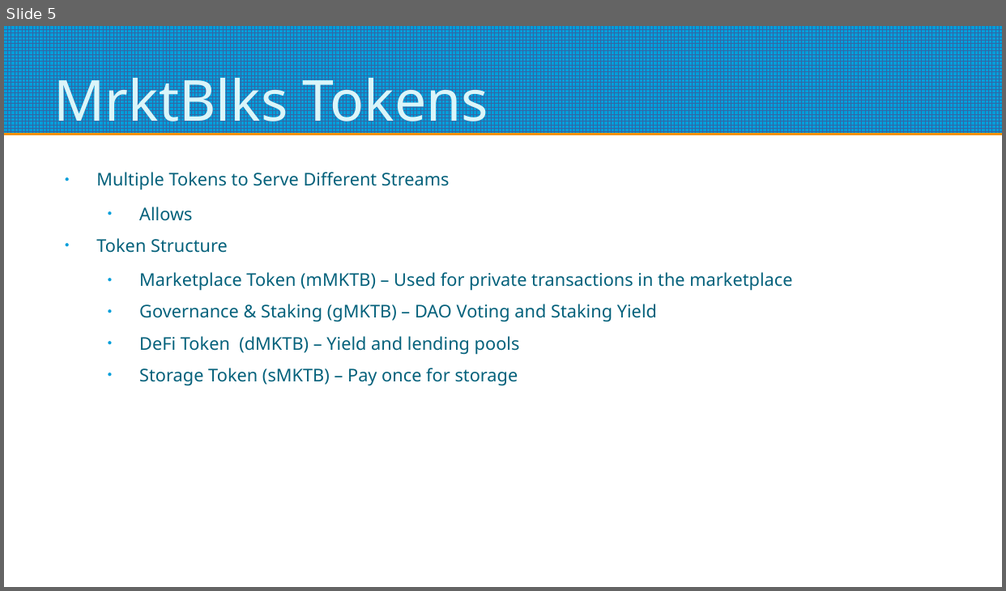
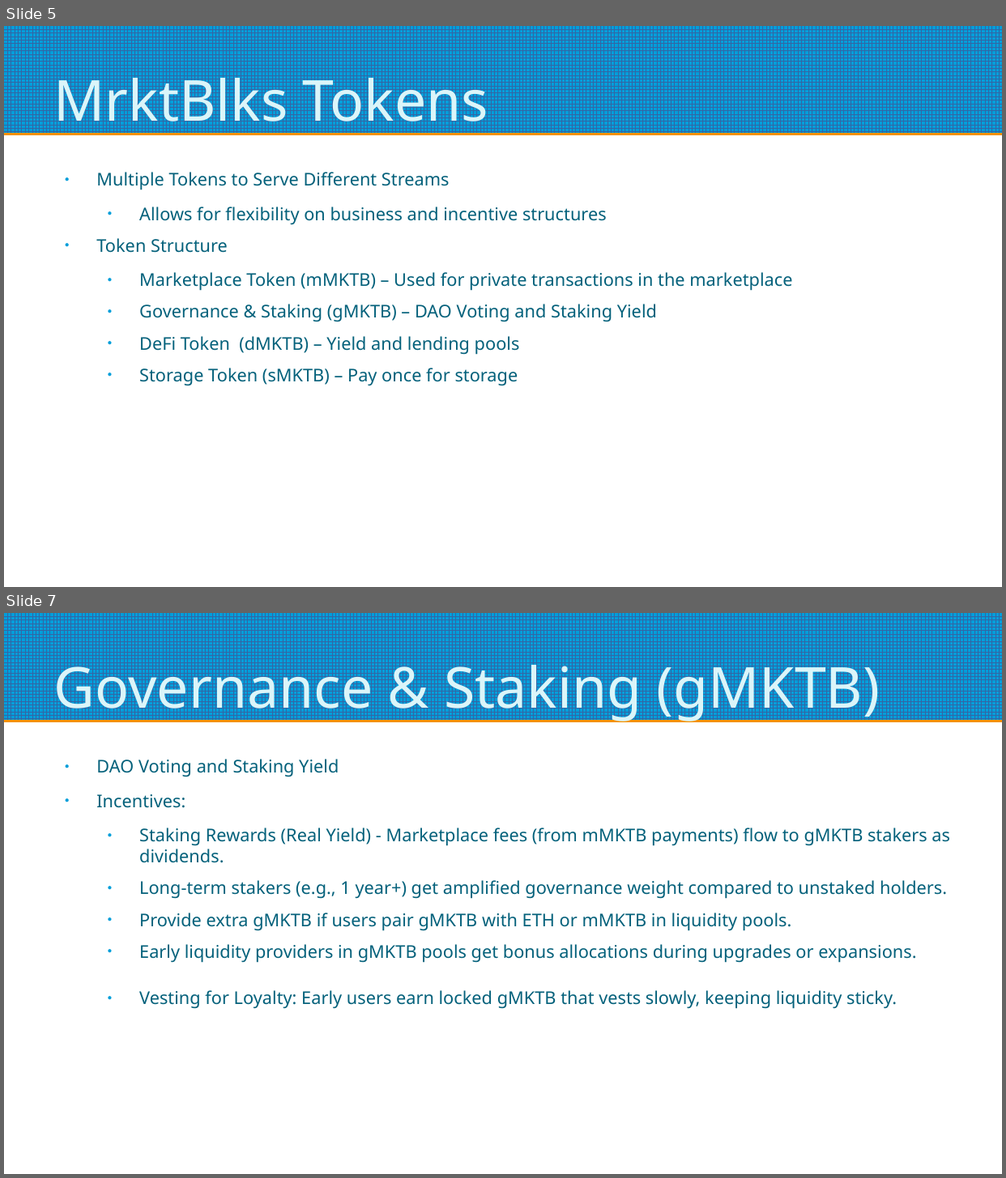
Before and after one commit to alaktrak/coinnect, a slide deck: presentation/Mrktblcks-Token-Presentation.pptx. Shown one above the other, each under a label of ours: slide 5 before the commit, slides 5 and 7 after it; the slides between them are not shown. The pictures are 1006x591 and 1006x1178 pixels, drawn with LibreOffice and Linux fonts; fonts in the diff are those of the drawing. Boxes give left, top, right and bottom in pixels: in the first picture for what was removed or moved away, otherwise in the second. Text is boxed around its words. In the diff, an @@ line names an element or a change of style, - is before the commit and + after.

```diff
--- a/presentation/Mrktblcks-Token-Presentation.pptx
+++ b/presentation/Mrktblcks-Token-Presentation.pptx
@@ slide 7 added at <box>4,613,1002,1174</box>, background #FFFFFF; not listed: 1 template element that a slide beside it also shows @@
@@ title added at <box>54,655,880,722</box>, 45 pt, text #DBF5F9 @@
+Governance & Staking (gMKTB)
@@ text added at <box>96,759,950,1009</box>, 14 pt, text #04617B @@
+● DAO Voting and Staking Yield
+● Incentives:
+  ● Staking Rewards (Real Yield) - Marketplace fees (from mMKTB payments) flow to gMKTB stakers as dividends.
+  ● Long-term stakers (e.g., 1 year+) get amplified governance weight compared to unstaked holders.
+  ● Provide extra gMKTB if users pair gMKTB with ETH or mMKTB in liquidity pools.
+  ● Early liquidity providers in gMKTB pools get bonus allocations during upgrades or expansions.
+  ● Vesting for Loyalty: Early users earn locked gMKTB that vests slowly, keeping liquidity sticky.
@@ slide 5 changed as well @@
@@ text at <box>139,207,607,225</box>: text changed @@
-  ● Allows
+  ● Allows for flexibility on business and incentive structures
```
Also in this commit, not shown: 4 other slides changed, 4 other slides added, 6 other files.
